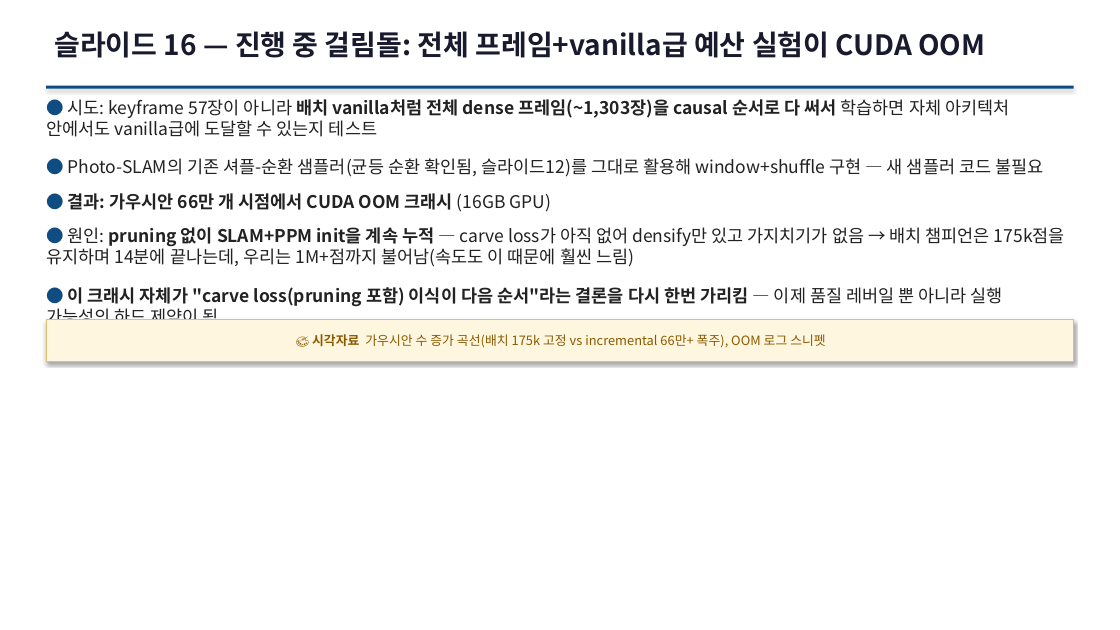
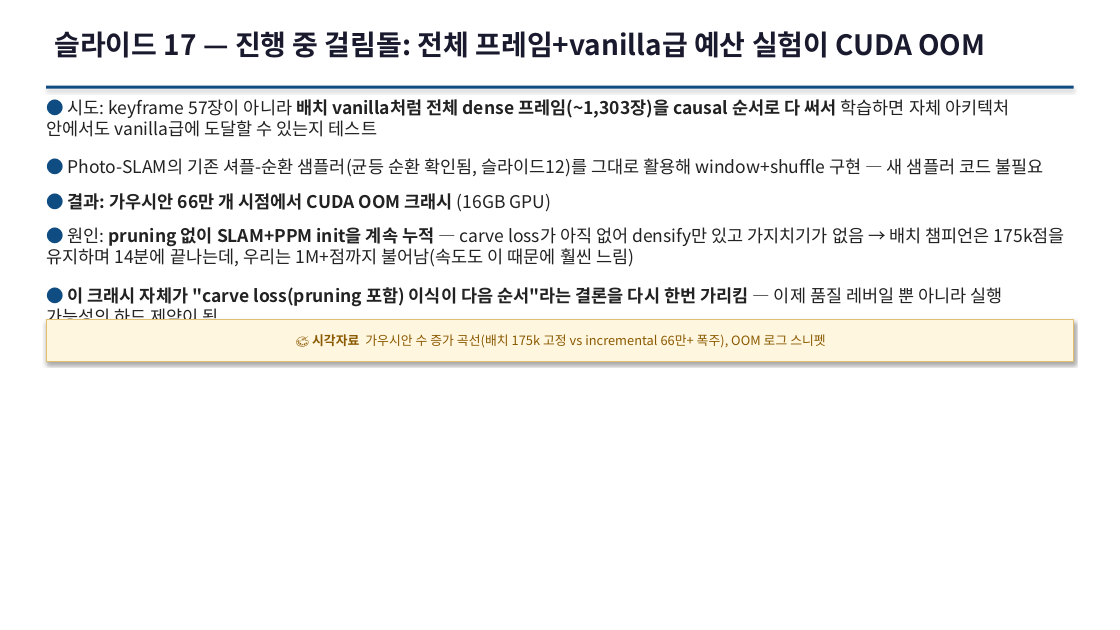
Before and after one commit to sawo0150/gs_floaterLab, a slide deck: slide 26 of context/ppt/ppt0717/gs_floater_deck_0717.pptx (slide 23 before the commit). Drawn at 1120x630 pixels with LibreOffice and Linux fonts; fonts in the diff are those of the drawing. Boxes give left, top, right and bottom in pixels: in the first picture for what was removed or moved away, otherwise in the second. Text is boxed around its words. In the diff, an @@ line names an element or a change of style, - is before the commit and + after.

```diff
--- a/context/ppt/ppt0717/gs_floater_deck_0717.pptx
+++ b/context/ppt/ppt0717/gs_floater_deck_0717.pptx
@@ text at bbox=[54, 31, 985, 58]: text changed @@
-슬라이드 16 — 진행 중 걸림돌: 전체 프레임+vanilla급 예산 실험이 CUDA OOM
+슬라이드 17 — 진행 중 걸림돌: 전체 프레임+vanilla급 예산 실험이 CUDA OOM
```
Also in this commit, not shown: 18 other slides changed, 3 slides added, 5 other files.
